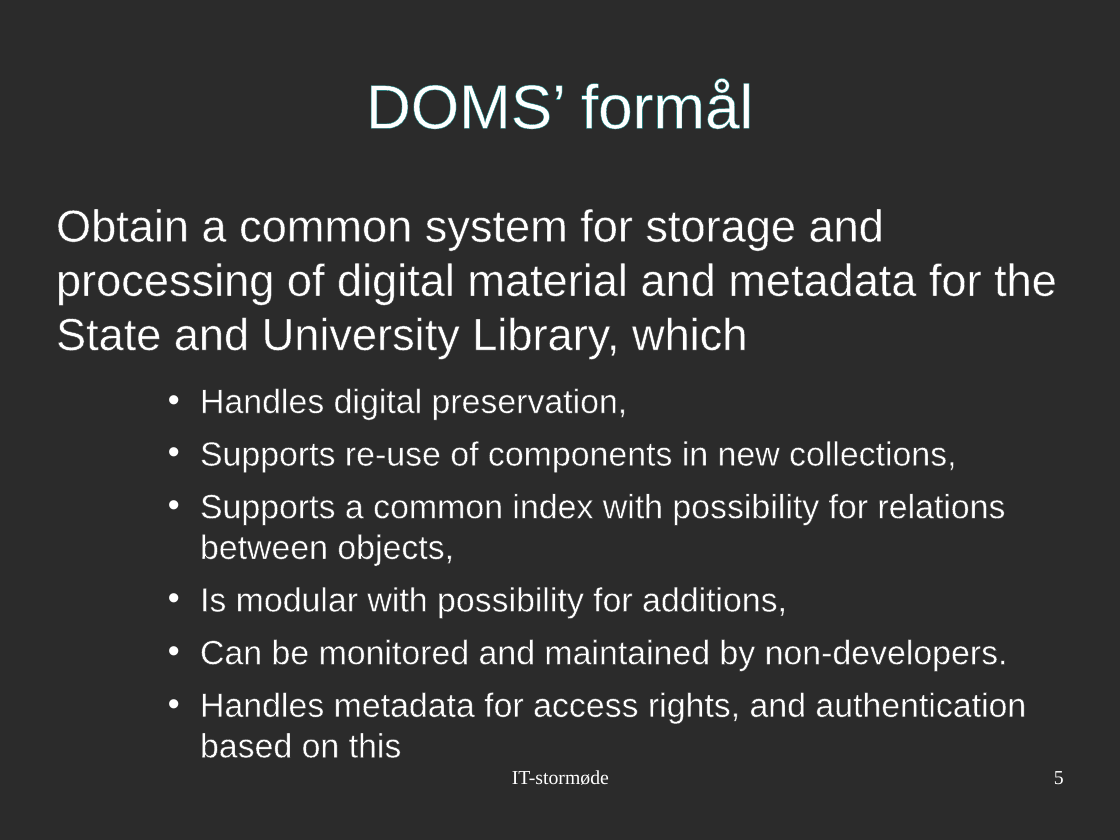
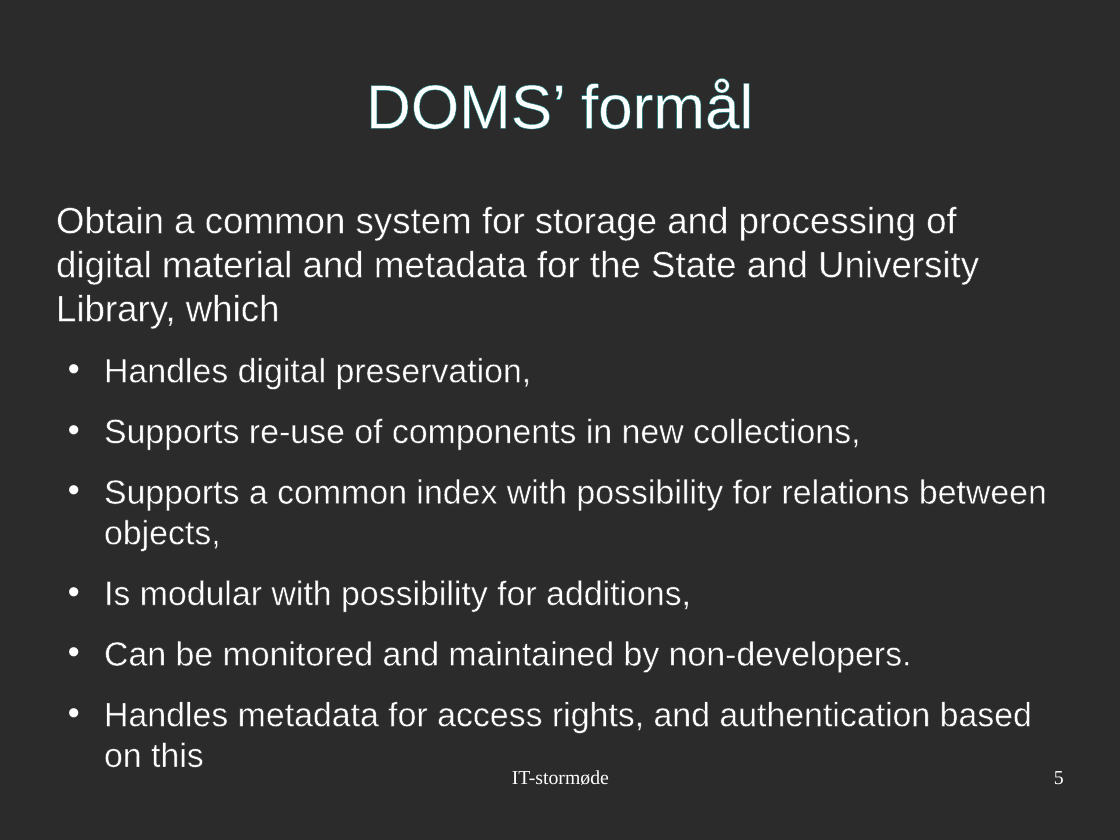
Before and after one commit to ravn/doms-server, a slide deck: slide 5 of docs/20091115 IT Stormoede DOMS presentation (Danish).odp. Drawn at 1120x840 pixels with LibreOffice and Linux fonts; fonts in the diff are those of the drawing; background and template pictures are left out; a plain dark background stands for a picture behind light text. Boxes give left, top, right and bottom in pixels: in the first picture for what was removed or moved away, otherwise in the second. Text is boxed around its words. In the diff, an @@ line names an element or a change of style, - is before the commit and + after.

```diff
--- a/docs/20091115 IT Stormoede DOMS presentation (Danish).odp
+++ b/docs/20091115 IT Stormoede DOMS presentation (Danish).odp
@@ text "Obtain a common system for ..." at (56, 206, 1047, 733): size 32 to 26 pt in "Obtain a common system for storage and ..."; list level 3 to 1 in "Handles digital preservation,"; list level 3 to 1 in "Supports re-use of components in ..."; list level 3 to 1 in "Supports a common index with ..."; list level 3 to 1 in "Is modular with possibility for ..."; list level 3 to 1 in "Can be monitored and maintained ..."; list level 3 to 1 in "Handles metadata for access rights, ..." @@
```
Also in this commit, not shown: 13 other slides changed, 1 other file.
